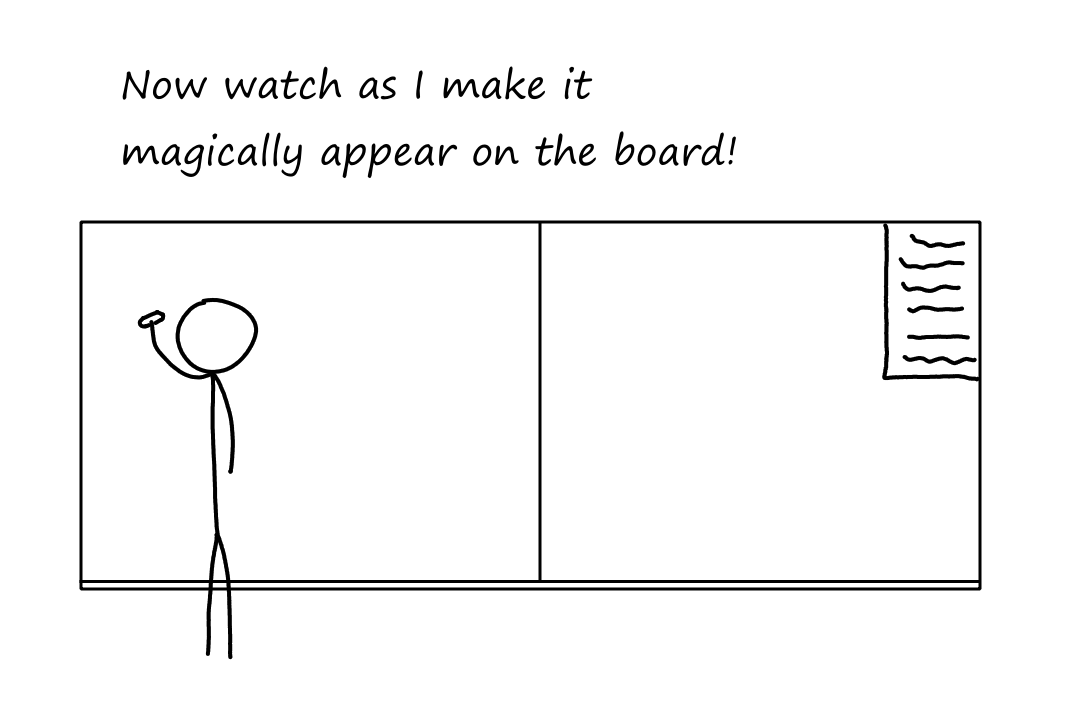
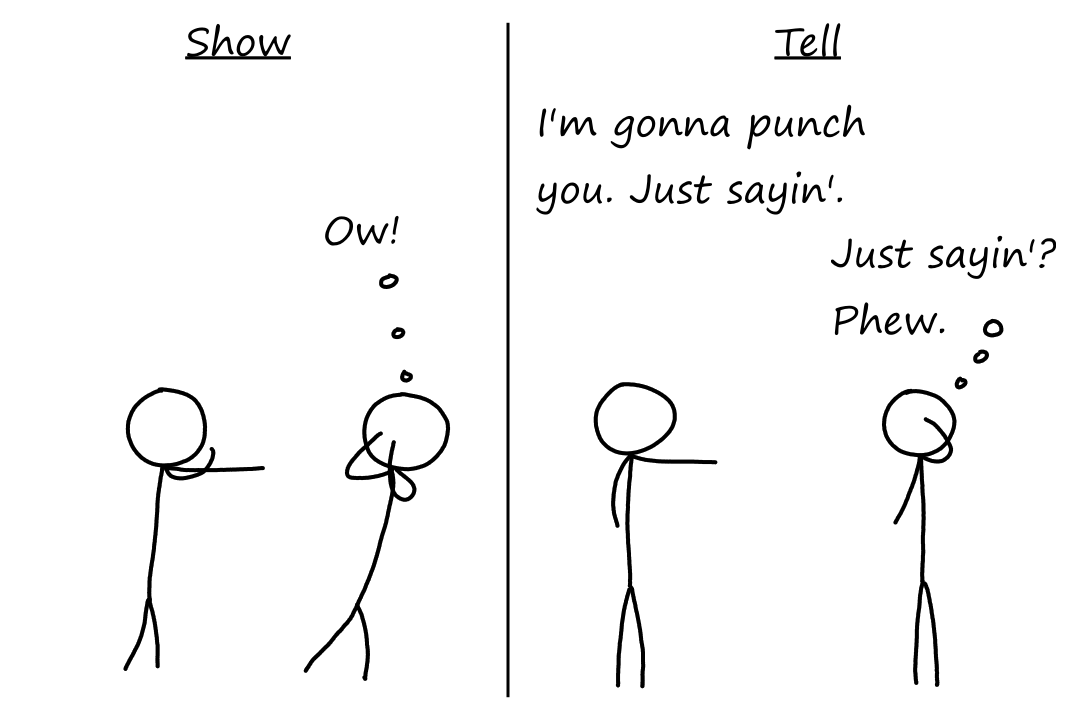
The second 1080 x 720 image is a revision of the first. Changes to its layers:
painted on "Paint Layer 1" over bbox(79, 192, 1035, 698)
